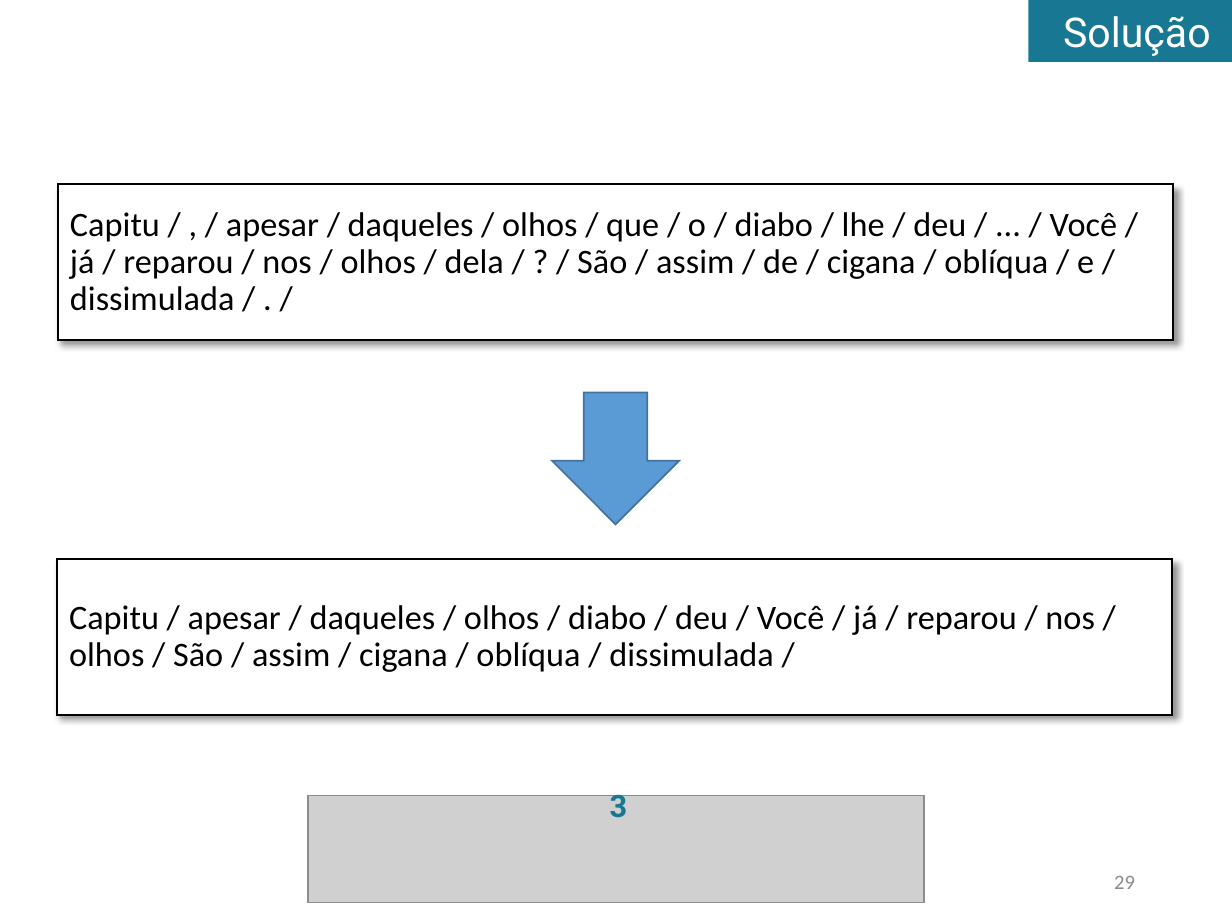
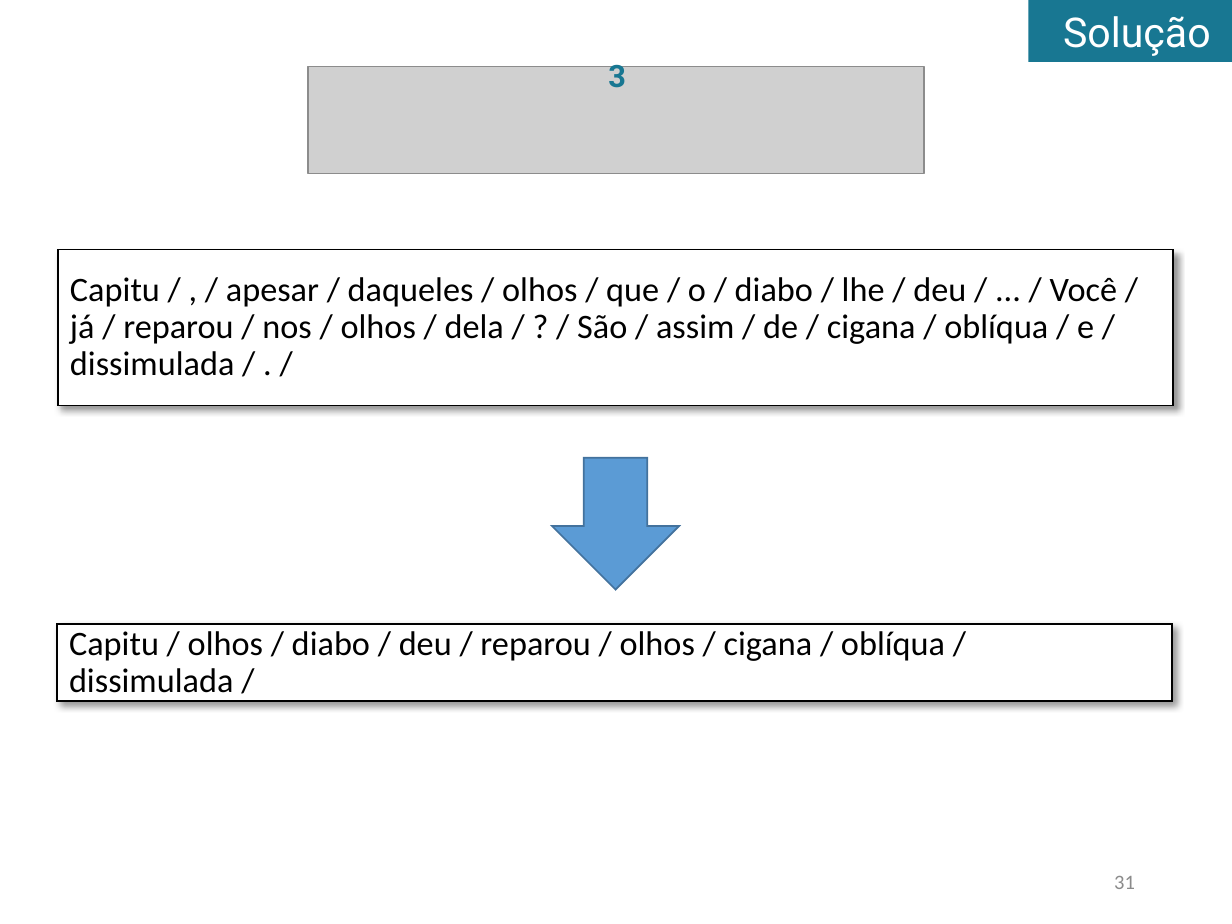
Before and after one commit to tomferreira/mac499, a slide deck: slide 31 of apresentacao/Apresentacao.pptx (slide 29 before the commit). Drawn at 1232x924 pixels with LibreOffice and Linux fonts; fonts in the diff are those of the drawing; grey boxes stand for pictures. Boxes give left, top, right and bottom in pixels: in the first picture for what was removed or moved away, otherwise in the second. Text is boxed around its words. In the diff, an @@ line names an element or a change of style, - is before the commit and + after.

```diff
--- a/apresentacao/Apresentacao.pptx
+++ b/apresentacao/Apresentacao.pptx
@@ text "3": place and size @@
-text "3" at <box>610,789,628,818</box>
+text "3" at <box>608,60,626,88</box>
@@ picture: place and size @@
-picture at <box>308,796,924,903</box>
+picture at <box>308,67,924,174</box>
@@ rectangle "Capitu / , / apesar ...": place and size @@
-rectangle "Capitu / , / apesar ..." at <box>58,185,1174,341</box>
+rectangle "Capitu / , / apesar ..." at <box>58,249,1174,405</box>
@@ down arrow: place and size @@
-down arrow at <box>552,393,679,525</box>
+down arrow at <box>552,458,679,590</box>
@@ rectangle "Capitu / olhos / diabo ...": place and size @@
-rectangle "Capitu / olhos / diabo ..." at <box>57,558,1173,715</box>
+rectangle "Capitu / olhos / diabo ..." at <box>57,623,1173,701</box>
@@ text in rectangle at <box>69,631,945,693</box>: text changed @@
-Capitu / apesar / daqueles / olhos / diabo / deu / Você / já / reparou / nos / olhos / São / assim / cigana / oblíqua / dissimulada /
+Capitu / olhos / diabo / deu / reparou / olhos / cigana / oblíqua / dissimulada /
@@ page number at <box>1114,876,1135,889</box>: text changed @@
-29
+31
```
Also in this commit, not shown: 21 other slides changed, 15 slides added, 2 slides removed.
